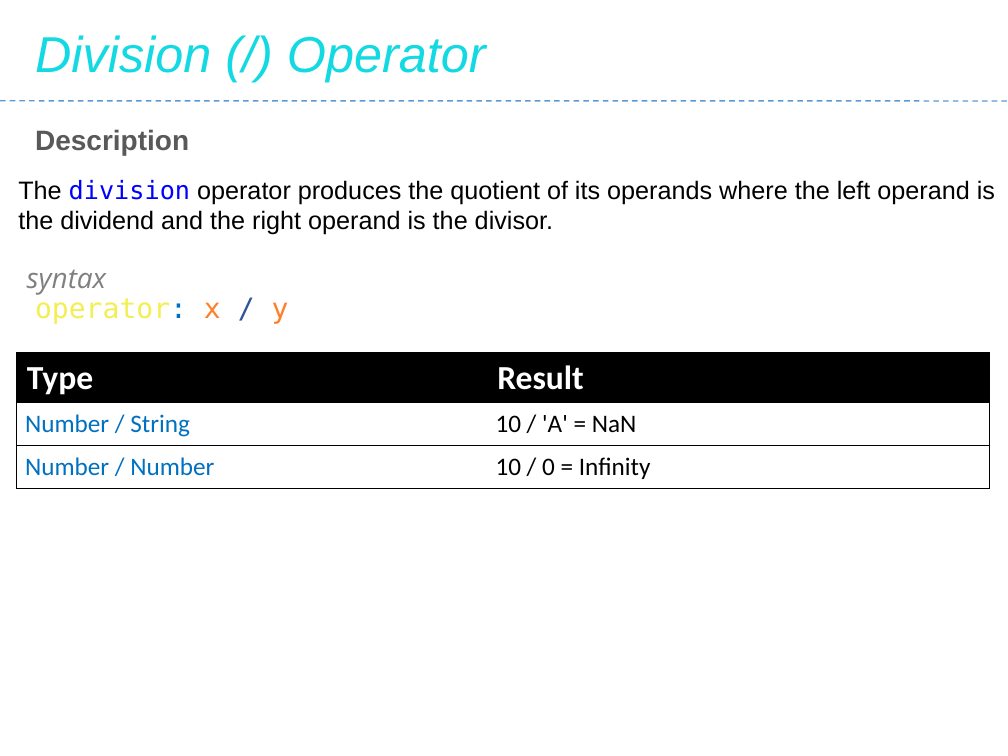
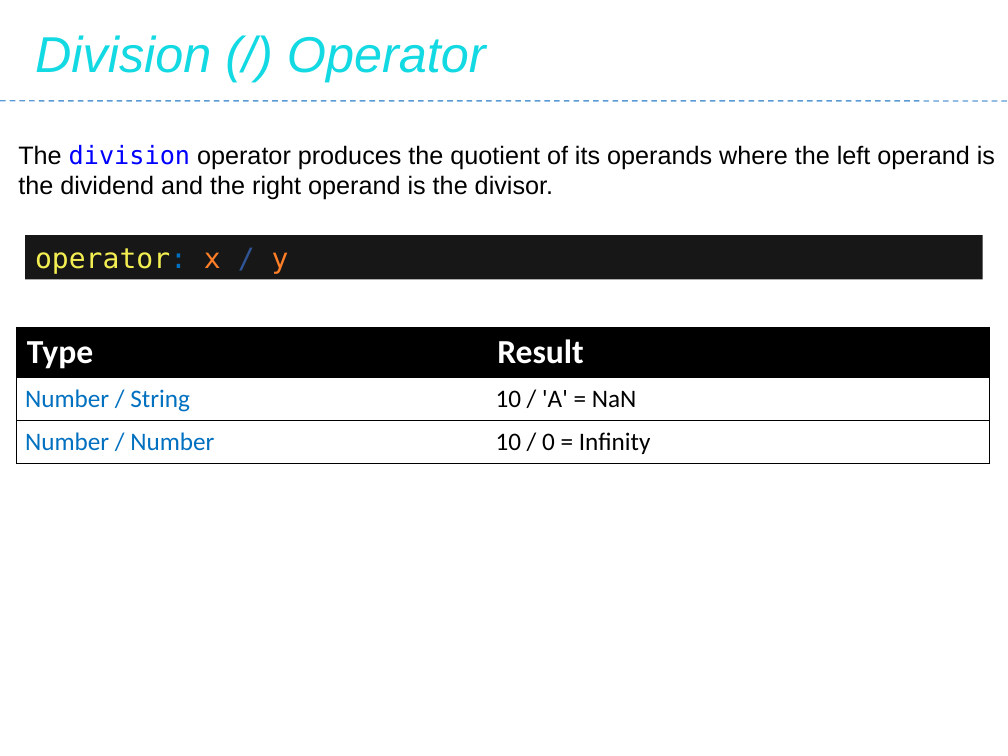
Before and after one commit to Saleel-Bagde/PPT-s, a slide deck: slide 87 of JavaScript.pptx. Drawn at 1008x756 pixels with LibreOffice and Linux fonts; fonts in the diff are those of the drawing. Boxes give left, top, right and bottom in pixels: in the first picture for what was removed or moved away, otherwise in the second. Text is boxed around its words. In the diff, an @@ line names an element or a change of style, - is before the commit and + after.

```diff
--- a/JavaScript.pptx
+++ b/JavaScript.pptx
@@ text "The division operator produces the ...": place and size @@
-text "The division operator produces the ..." at (18,180,995,235)
+text "The division operator produces the ..." at (18,145,995,200)
@@ text removed at (35,129,189,155) @@
-Description
@@ rectangle "operator: x / y": place and size @@
-rectangle "operator: x / y" at (35,298,289,324)
+rectangle "operator: x / y" at (25,235,983,279)
@@ rectangle "operator: x / y" at (25,235,983,279): fill none to #181717 @@
@@ text removed at (27,269,106,295) @@
-syntax
@@ table: place and size @@
-table at (17,352,990,483)
+table at (17,327,990,458)
```
Also in this commit, not shown: 43 other slides changed.
